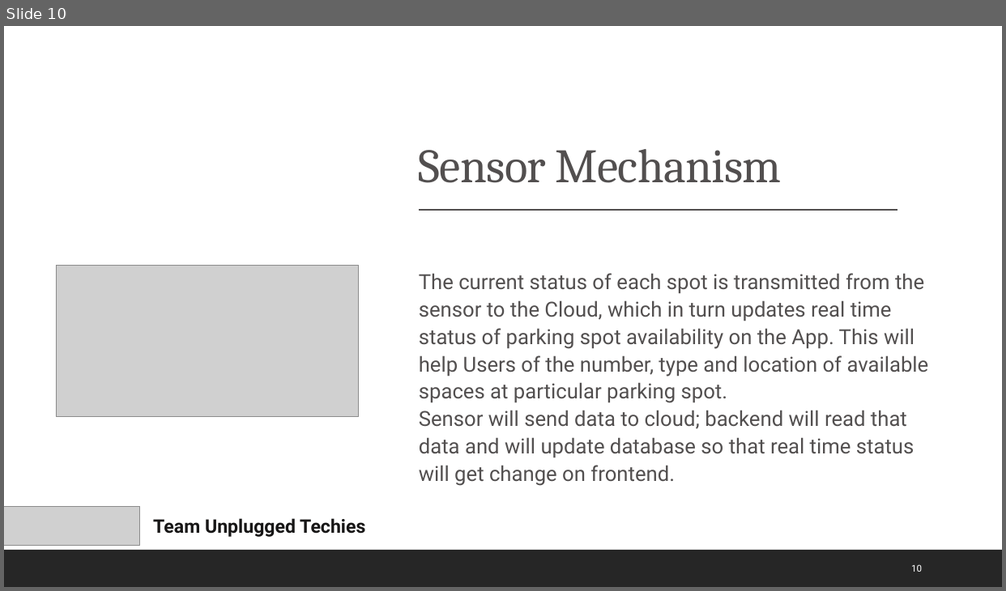
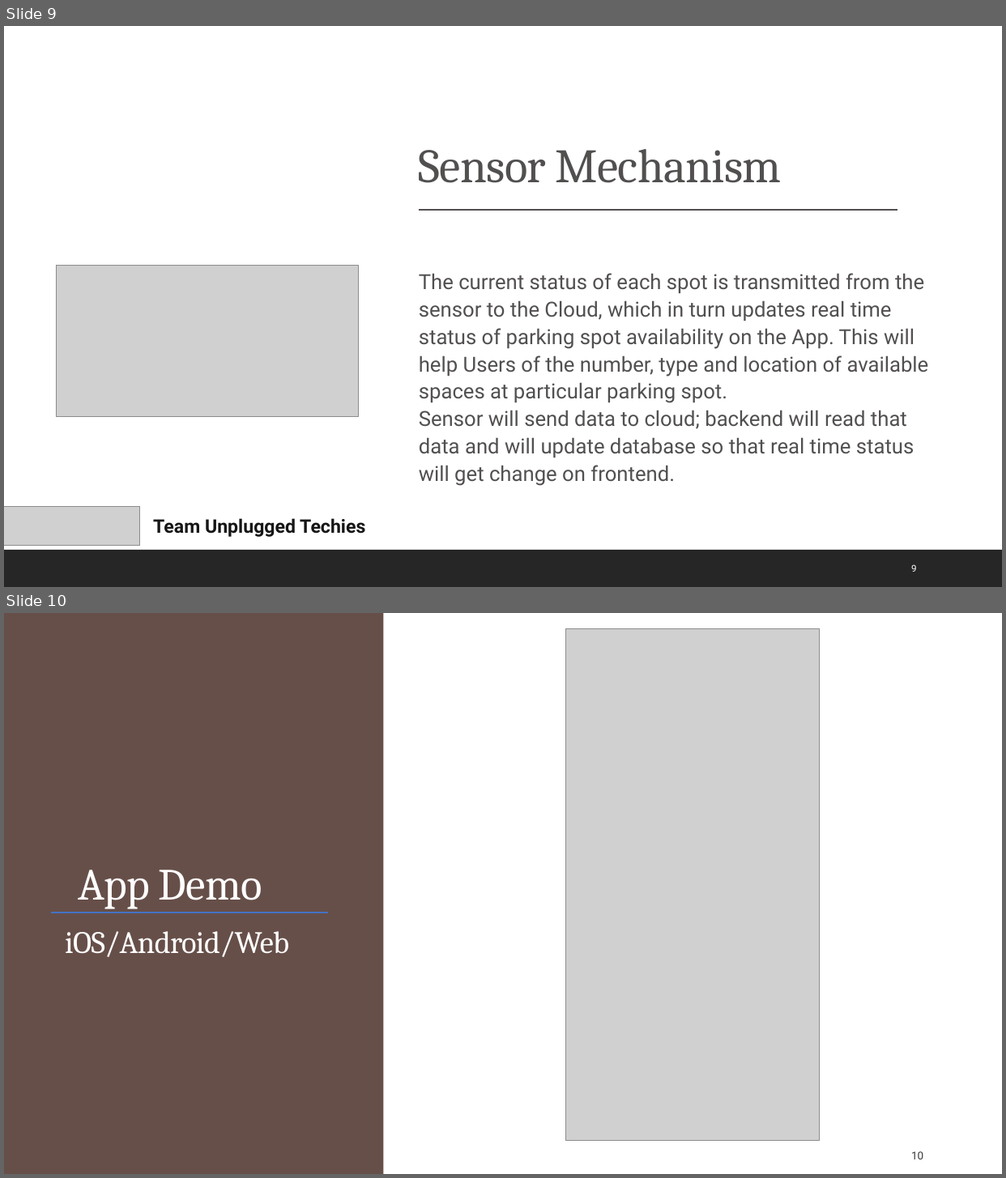
Before and after one commit to rajeshkanaka/parkurwheels, a slide deck: ParkUrWheels PPT.pptx. Shown one above the other, each under a label of ours: slide 10 before the commit, slides 9 and 10 after it. The pictures are 1006x591 and 1006x1178 pixels, drawn with LibreOffice and Linux fonts; fonts in the diff are those of the drawing; grey boxes stand for pictures. Boxes give left, top, right and bottom in pixels: in the first picture for what was removed or moved away, otherwise in the second. Text is boxed around its words. In the diff, an @@ line names an element or a change of style, - is before the commit and + after.

```diff
--- a/ParkUrWheels PPT.pptx
+++ b/ParkUrWheels PPT.pptx
@@ slide 10 added at <box>4,613,1002,1174</box>, background #FFFFFF @@
@@ rectangle added at <box>4,613,1002,1174</box>, fill #FFFFFF @@
@@ rectangle added at <box>4,613,384,1174</box>, fill #674F49 @@
@@ picture added at <box>566,628,819,1141</box> @@
@@ text added at <box>79,870,262,909</box>, 42.9 pt, text #FFFFFF @@
+App Demo
@@ line added from (51, 914) to (328, 914), #4472C4 1.5 pt @@
@@ title added at <box>65,931,289,957</box>, 30 pt, text #FFFFFF @@
+iOS/Android/Web
@@ rectangle added at <box>4,1137,1002,1174</box>, fill #262626 @@
@@ page number added at <box>911,1152,923,1160</box>, 10.5 pt, text #3B3838 @@
+10
@@ what was slide 10 is now slide 9 @@
@@ page number at <box>911,565,917,572</box>: text changed @@
-10
+9
```
Also in this commit, not shown: 1 slide changed, 2 slides removed.
